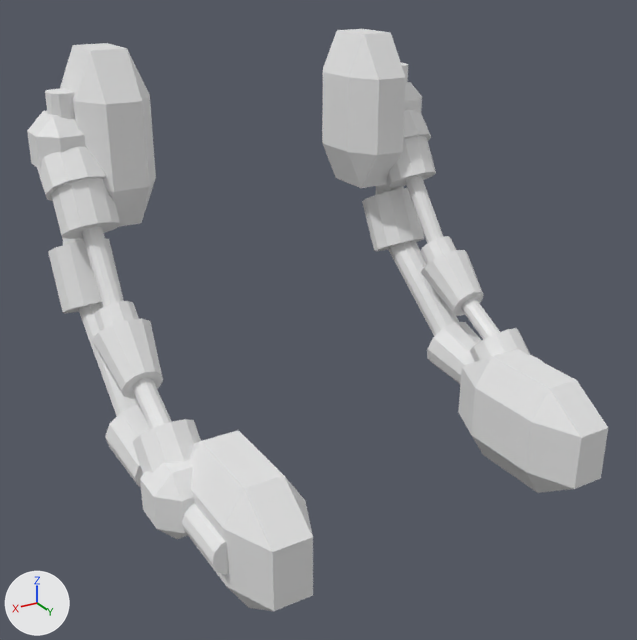
The Blender file public/models/ik3.blend, before and after one commit.
Rendered twice from a camera (50 mm lens) standing at (2.78, 10.16, 5.23) and looking at (-2.13, 1.97, 1.13). The lights are fixed; the arrows at lower left show +X, +Y and +Z.
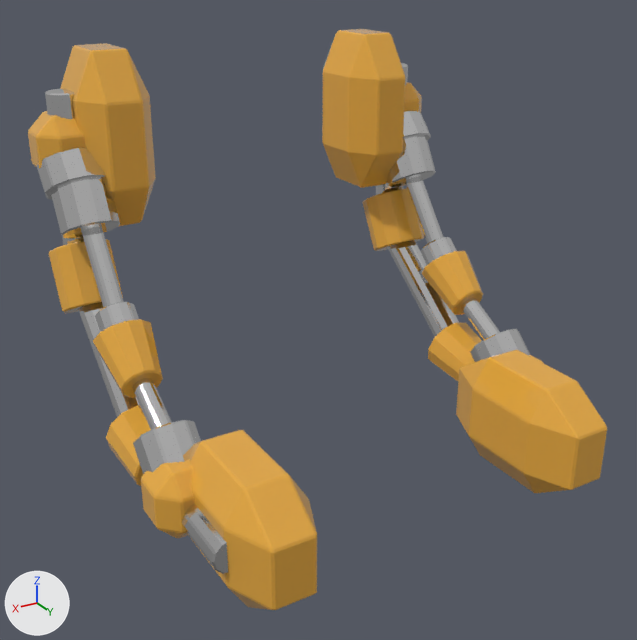
What differs and where, as boxes (x1, y1, x2, y2) in the pictures (637 x 640 px; the box of a moved part takes in the faces that stretch with it):
```json
{"object": "Cylinder", "change": "reshaped, recoloured", "before": [27, 29, 608, 611], "after": [28, 29, 607, 610], "on screen": "white to orange"}
{"part": 1, "of": "me_cylinder", "change": "moved or reshaped", "before": [201, 349, 608, 611], "after": [201, 350, 607, 610]}
{"part": 2, "of": "me_cylinder", "change": "recoloured", "before": [93, 251, 541, 610], "after": [93, 251, 541, 610], "on screen": "white to orange"}
{"part": 3, "of": "me_cylinder", "change": "recoloured", "before": [28, 29, 424, 313], "after": [28, 29, 424, 313], "on screen": "white to orange"}
```

Edits to the scene script, one JSON object a line:
```json
{"op": "add", "block": "mat_paintedmetal", "code": ["mat_paintedmetal = principled_material('PaintedMetal')", "mat_paintedmetal.base_color = (0.8, 0.407, 0.0537)  # orange #e7ab42", "mat_paintedmetal.roughness = 0.0"]}
{"op": "add", "block": "mat_unpainedmetal", "code": ["mat_unpainedmetal = principled_material('UnpainedMetal')", "mat_unpainedmetal.base_color = (0.8, 0.8, 0.8)  # white #e7e7e7", "mat_unpainedmetal.metallic = 1.0", "mat_unpainedmetal.roughness = 0.0687"]}
{"block": "me_cylinder", "where": "me_cylinder.from_pydata(...)  # 384 vertices, 272 faces; spans x -0.92..0.41, y -0.73..4.55, z -3.46..1.45"}
{"block": "me_cylinder", "where": "# used by ob_cylinder; location = (0.0, -0.1, 2.66)"}
{"block": "me_cylinder", "change": "me_cylinder part 1: all 12 vertices in x -0.81..-0.58, y 2.51..4.55, z -3.46..-2.06 are moved by (-0.04, 0.0, 0.0)"}
{"block": "me_cylinder", "change": "me_cylinder part 2: 80 of the faces centred in x -0.81..0.4, y 1.33..4.55, z -3.46..-1.48 switch from no material to mat_paintedmetal (orange #e7ab41)"}
{"block": "me_cylinder", "change": "me_cylinder part 3: 66 of the faces centred in x -0.92..0.4, y -0.73..0.66, z -1.53..1.45 switch from no material to mat_paintedmetal (orange #e7ab41)"}
{"op": "add", "block": "me_cylinder", "code": "me_cylinder.materials.append(mat_unpainedmetal)  # white #e7e7e7"}
```
